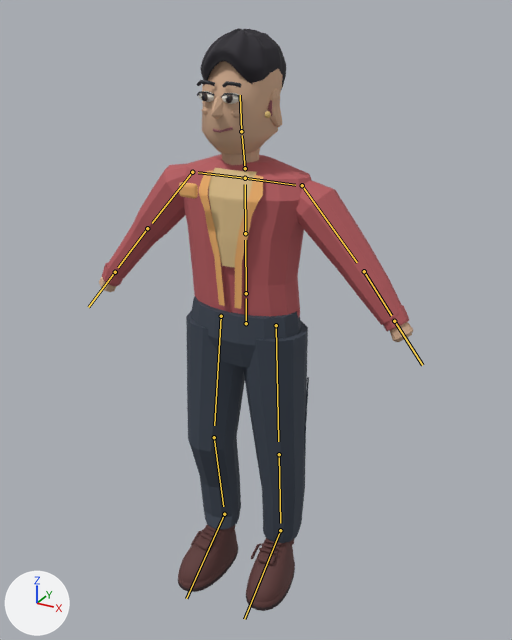
The glTF model apps/world/assets/npcs/refresh-72/INKYUNG_NPC_010.glb as it was, and as the next commit left it.
Before and after are seen from a camera (50 mm lens) standing at (1.012, -1.77, 1.879) and looking at (-0.046, 0.154, 0.916). Arrows for +X, +Y and +Z are at lower left; the lights stay in place. The older version comes first. The bones that change, and the others that lie on the model, are drawn over the model as lines.

In view in the first picture: 'Dark sweater inset', 'NPC_Hair', 'NPC_Hand_L', 'NPC_Hand_R', 'NPC_HeadFace', 'NPC_Shoes', 'NPC_Top_Plain', 'NPC_Trousers', 'NPC_Wearable_Badge', 'Soft cardigan edging', 'Soft cardigan edging.001', 'Wide stud.001'.
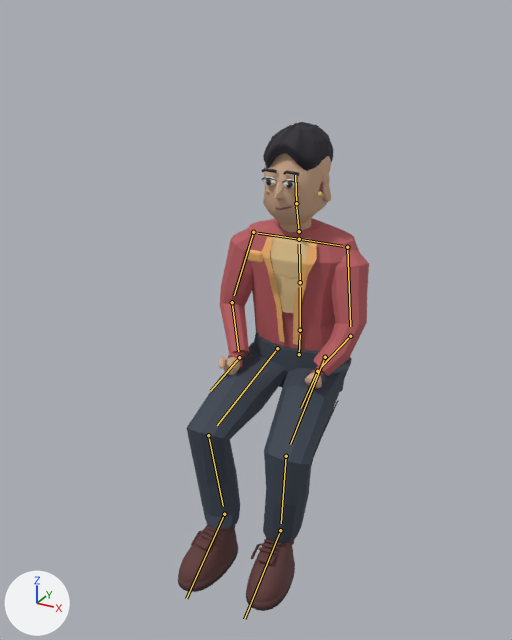
The newer file adds an action. The first version stands in its rest pose; the second is drawn at frame 0 of the action 'Campus_Seat'.

What differs and where, as boxes [x1, y1, x2, y2] in the pictures (512 x 640 px):
'NPC_Top_Plain', posed (51% narrower, 11% shorter): before [102, 154, 409, 332]; after [220, 218, 369, 377]
'NPC_Trousers', posed (34% wider, 14% shorter): before [186, 297, 309, 543]; after [187, 332, 352, 543]
'NPC_HeadFace', posed (17% narrower, 24% shorter): before [197, 61, 282, 165]; after [261, 153, 331, 232]
'NPC_Hair', posed (17% narrower, 21% shorter): before [201, 28, 286, 90]; after [263, 122, 333, 171]
'Dark sweater inset', posed (16% narrower, 21% shorter): before [209, 168, 257, 268]; after [271, 234, 311, 313]
'Soft cardigan edging.001', posed (17% narrower, 23% shorter): before [234, 175, 263, 309]; after [293, 242, 317, 345]
'Soft cardigan edging', posed (15% narrower, 22% shorter): before [199, 171, 225, 306]; after [262, 237, 284, 342]
'NPC_Hand_R', posed: before [390, 322, 413, 342]; after [305, 372, 322, 389]
'NPC_Wearable_Badge', posed (15% narrower, 17% shorter): before [179, 182, 198, 199]; after [247, 249, 263, 263]
'NPC_Hand_L', posed: before [99, 277, 116, 292]; after [219, 357, 241, 375]
'Wide stud.001', posed (14% narrower, 25% shorter): before [265, 111, 271, 118]; after [318, 192, 323, 197]
bone 'Hips', root to tip: before (246, 323) to (246, 298); after (299, 354) to (300, 334)
bone 'Spine', root to tip: before (246, 293) to (245, 240); after (300, 330) to (300, 287)
bone 'Chest', root to tip: before (245, 233) to (245, 184); after (300, 282) to (299, 244)
bone 'Head', root to tip: before (241, 131) to (240, 95); after (296, 203) to (295, 175)
bone 'UpperArm.L', root to tip: before (192, 172) to (152, 223); after (253, 232) to (234, 295)
bone 'Forearm.L', root to tip: before (147, 228) to (118, 267); after (232, 302) to (238, 351)
bone 'Hand.L', root to tip: before (115, 272) to (88, 307); after (239, 357) to (210, 391)
bone 'UpperArm.R', root to tip: before (302, 185) to (357, 262); after (347, 247) to (350, 326)
bone 'Forearm.R', root to tip: before (364, 271) to (391, 315); after (350, 336) to (321, 367)
bone 'Hand.R', root to tip: before (394, 321) to (422, 365); after (317, 371) to (301, 408)
bone 'Thigh.L', root to tip: before (221, 316) to (214, 425); after (277, 348) to (217, 425)
bone 'Shin.L', root to tip: before (214, 437) to (223, 506); after (208, 435) to (223, 506)
bone 'Thigh.R', root to tip: before (276, 325) to (278, 441); after (325, 357) to (290, 444)
bone 'Shin.R', root to tip: before (279, 454) to (280, 523); after (286, 456) to (281, 523)

What the commit changed:
Bone 'Hips' (bone_hips) moves from (0.0, 0.0, 0.0) to (0.003, -0.241, -0.374).
Bone 'Spine' (bone_spine) turns from (0, 0, 0) to (3, 0, 0) degrees about its own x, y and z.
Bone 'Chest' (bone_chest) turns from (0, 0, 0) to (2, 0, 0) degrees about its own x, y and z.
Bone 'Head' (bone_head) turns from (0, 0, 0) to (-2, 0, 0) degrees about its own x, y and z.
Bone 'UpperArm.L' (bone_upperarm_l) turns from (0, 0, 0) to (-32, 1, -11) degrees about its own x, y and z.
Bone 'Forearm.L' (bone_forearm_l) turns from (0, 0, 0) to (-47, -5, -9) degrees about its own x, y and z.
Bone 'Hand.L' (bone_hand_l) turns from (0, 0, 0) to (13, -145, 38) degrees about its own x, y and z.
Bone 'UpperArm.R' (bone_upperarm_r) turns from (0, 0, 0) to (-36, -2, 10) degrees about its own x, y and z.
Bone 'Forearm.R' (bone_forearm_r) turns from (0, 0, 0) to (-44, 3, 7) degrees about its own x, y and z.
Bone 'Hand.R' (bone_hand_r) turns from (0, 0, 0) to (-10, 144, -35) degrees about its own x, y and z.
Bone 'Thigh.L' (bone_thigh_l) turns from (0, 0, 0) to (-64, 5, 9) degrees about its own x, y and z.
Bone 'Shin.L' (bone_shin_l) turns from (0, 0, 0) to (63, 7, -11) degrees about its own x, y and z.
Bone 'Foot.L' (bone_foot_l) turns from (0, 0, 0) to (1, 0, 9) degrees about its own x, y and z.
Bone 'Thigh.R' (bone_thigh_r) turns from (0, 0, 0) to (-64, -5, -9) degrees about its own x, y and z.
Bone 'Shin.R' (bone_shin_r) turns from (0, 0, 0) to (63, -7, 11) degrees about its own x, y and z.
Bone 'Foot.R' (bone_foot_r) turns from (0, 0, 0) to (1, 0, -9) degrees about its own x, y and z.
